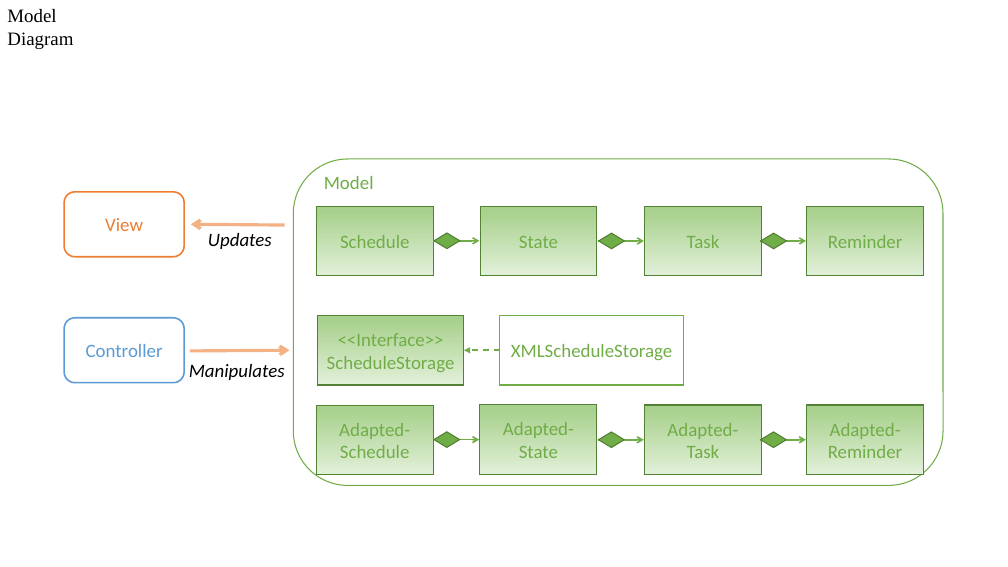
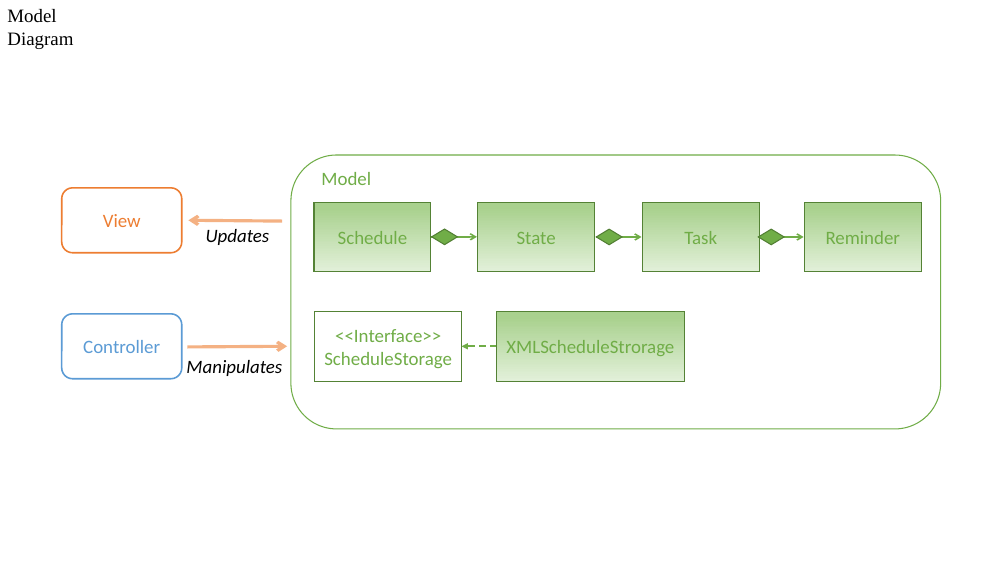
Before and after one commit to CS2103AUG2016-W11-C1/main, a slide deck: slide 2 of doc/DeveloperGuide.pptx. Drawn at 1008x567 pixels with LibreOffice and Linux fonts; fonts in the diff are those of the drawing. Boxes give left, top, right and bottom in pixels: in the first picture for what was removed or moved away, otherwise in the second. Text is boxed around its words. In the diff, an @@ line names an element or a change of style, - is before the commit and + after.

```diff
--- a/doc/DeveloperGuide.pptx
+++ b/doc/DeveloperGuide.pptx
@@ rounded rectangle: place and size @@
-rounded rectangle at (293, 159, 943, 485)
+rounded rectangle at (291, 155, 941, 429)
@@ 2 rectangles, 1 text, 1 diamond, 1 arrow: place and size @@
-2 rectangles, 1 text, 1 diamond, 1 arrow at (191, 176, 786, 385)
+2 rectangles, 1 text, 1 diamond, 1 arrow at (188, 172, 784, 381)
@@ rectangle "<<Interface>>" at (315, 312, 462, 381): fill gradient #A9D18E to #E2F0D9 to none @@
@@ rectangle added at (497, 312, 684, 381), fill gradient #A9D18E to #E2F0D9, outline #548235 1 pt, 18 pt, text #70AD47 @@
+XMLScheduleStrorage
@@ rectangle removed at (500, 315, 684, 385) @@
-XMLScheduleStorage
@@ 5 arrows, 3 rectangles, 2 rounded rectangles, 2 texts, 2 diamonds: place and size @@
-5 arrows, 3 rectangles, 2 rounded rectangles, 2 texts, 2 diamonds at (64, 192, 924, 383)
+5 arrows, 3 rectangles, 2 rounded rectangles, 2 texts, 2 diamonds at (62, 188, 922, 379)
@@ rectangle removed at (316, 405, 433, 475) @@
-Adapted-Schedule
@@ rectangle removed at (480, 405, 597, 475) @@
-Adapted-State
@@ rectangle removed at (645, 405, 762, 475) @@
-Adapted-Task
@@ rectangle removed at (807, 405, 924, 475) @@
-Adapted-Reminder
@@ arrow removed from (433, 440) to (479, 440) @@
@@ diamond removed at (434, 432, 460, 448) @@
@@ arrow removed from (598, 440) to (644, 440) @@
@@ diamond removed at (599, 432, 625, 448) @@
@@ arrow removed from (760, 440) to (806, 440) @@
@@ diamond removed at (761, 432, 786, 448) @@
```
Also in this commit, not shown: 1 other slide changed, 1 slide added, 5 other files.
